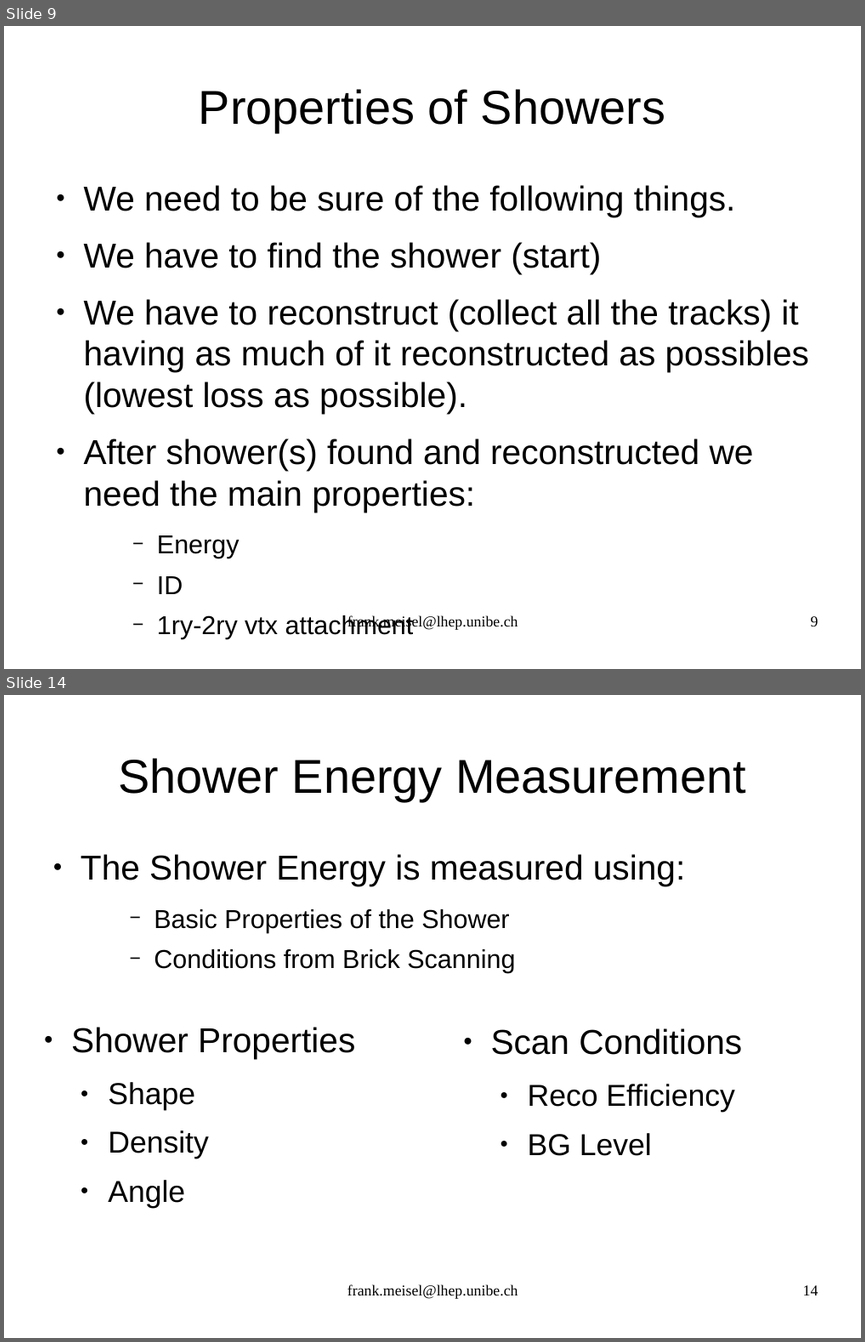
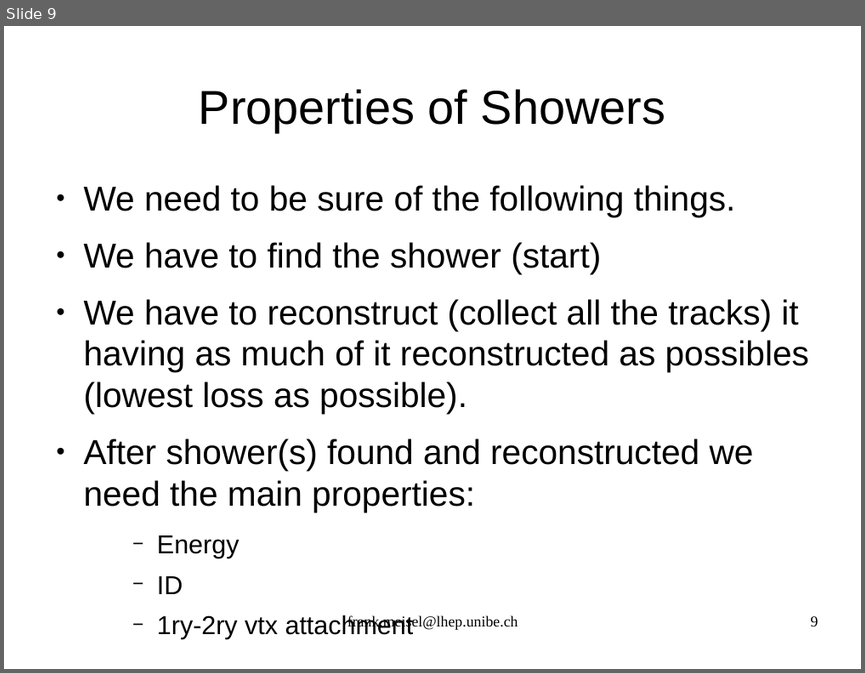
Before and after one commit to antonioiuliano2/fedra, a slide deck: src/libShower/documentation/libShowerMANUAL.odp. Shown one above the other, each under a label of ours: slides 9 and 14 before the commit, slide 9 after it; the slides between them are not shown. The pictures are 865x1342 and 865x673 pixels, drawn with LibreOffice and Linux fonts; fonts in the diff are those of the drawing. Boxes give left, top, right and bottom in pixels: in the first picture for what was removed or moved away, otherwise in the second. Text is boxed around its words. In the diff, an @@ line names an element or a change of style, - is before the commit and + after.

```diff
--- a/src/libShower/documentation/libShowerMANUAL.odp
+++ b/src/libShower/documentation/libShowerMANUAL.odp
@@ slide 14 removed at bbox=[4, 695, 861, 1338], background #FFFFFF @@
@@ title removed at bbox=[118, 758, 745, 801] @@
-Shower Energy Measurement
@@ text removed at bbox=[80, 854, 685, 973] @@
-● The Shower Energy is measured using:
-    − Basic Properties of the Shower
-    − Conditions from Brick Scanning
@@ text removed at bbox=[71, 1027, 355, 1208] @@
-● Shower Properties
-  ● Shape
-  ● Density
-  ● Angle
@@ text removed at bbox=[491, 1028, 742, 1156] @@
-● Scan Conditions
-  ● Reco Efficiency
-  ● BG Level
@@ text removed at bbox=[347, 1284, 518, 1299] @@
-frank.meisel@lhep.unibe.ch
@@ page number removed at bbox=[803, 1285, 818, 1295] @@
-14
```
Also in this commit, not shown: 19 slides changed, 4 slides added, 11 other slides removed, 3 other files.
